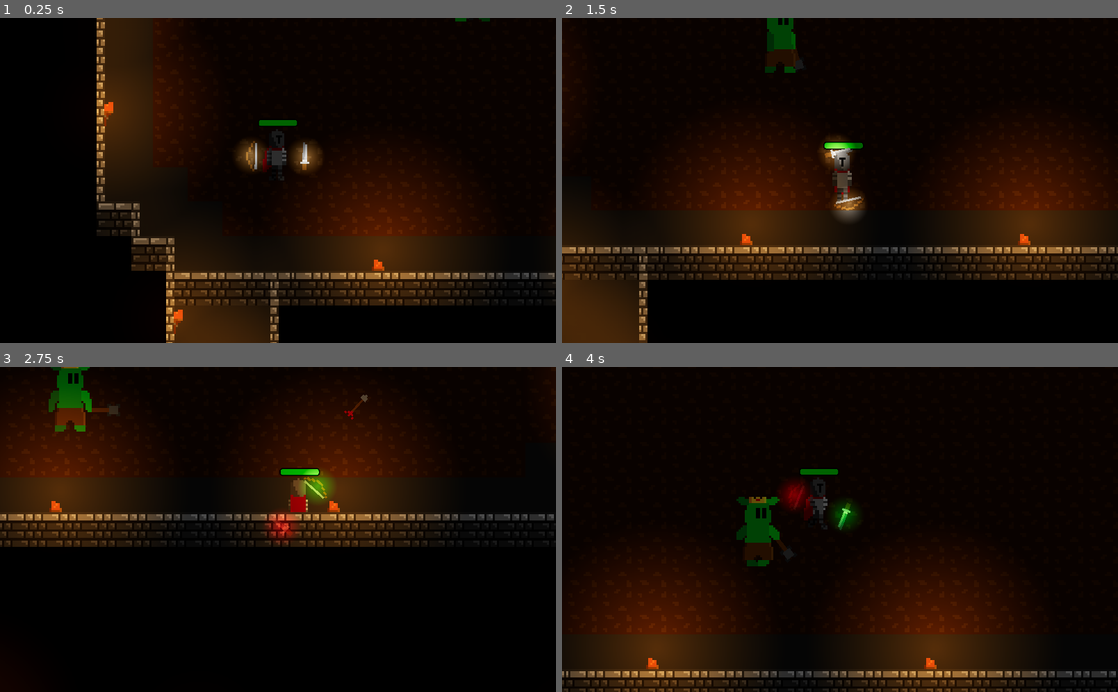
Above: before the commit, frames 1-4 (two rows, left to right).
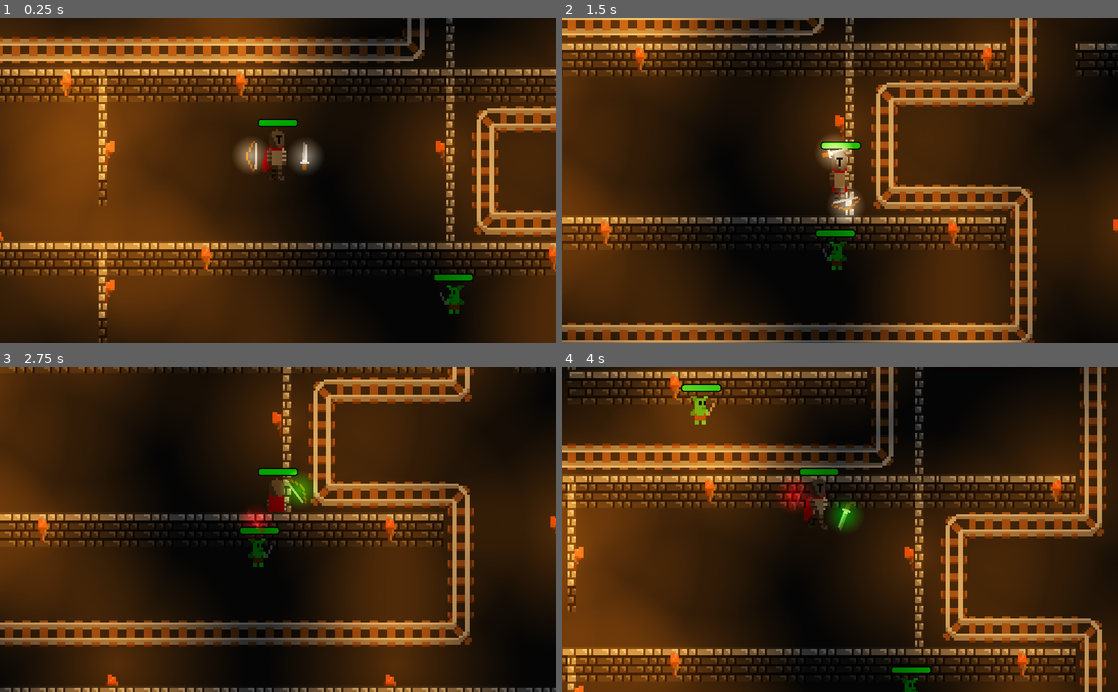
Above: after the commit, the same moments.

Repository: SilverSpace5/gotm-game-jam-23
Game: Godot game, scene res://Game.tscn
Same seed, same stepped clock (60 frames per second), same inputs: the game is played once before the commit and once after it.
Inputs (mouse positions are in pixels of both pictures, inside the frame that each line leads up to):
- Up to frame 1 (0.25 s): no input
- Up to frame 2 (1.5 s): move the mouse to (962, 164) at 0.52 s; hold D (right) 0.53-1.28 s; click (962, 164) at 0.6 s; move the mouse to (728, 196) at 1.27 s; hold S (down) from 1.28 s (still down); click (728, 196) at 1.35 s
- Up to frame 3 (2.75 s): move the mouse to (333, 458) at 2.02 s; release S (down) at 2.03 s; hold D (right) from 2.03 s (still down); tap 2 (bow) at 2.1 s; click (333, 458) at 2.3 s
- Up to frame 4 (4 s): move the mouse to (812, 594) at 2.77 s; release D (right) at 2.78 s; hold W (up) 2.78-3.53 s; tap 1 (sword) at 2.85 s; click (812, 594) at 3.05 s; move the mouse to (1006, 578) at 3.52 s; hold A (left) from 3.53 s (still down); hold E (use) from 3.53 s (still down); click (1006, 578) at 3.8 s

The runs differ from the first frame. In frame 1, 77% of the frame differs, in the area x 0-100%, y 0-100%; in frame 2, 67%; in frame 3, 60%; in frame 4, 65%.

Commit message:
E

Diff:
--- a/Game.tscn
+++ b/Game.tscn
@@ -284,7 +284,7 @@
 tile_data = PoolIntArray( -1835015, 4, 0, -1835014, 1, 0, -1835013, 1, 0, -1835012, 1, 0, -1835011, 1, 0, -1835010, 1,  …(4323 unchanged characters)…
 
 [node name="Player" parent="nav/YSort" instance=ExtResource( 1 )]
-position = Vector2( -282, -1063 )
+position = Vector2( 291, 209 )
 speed = 400.0
 
 [node name="Map" type="TileMap" parent="nav/YSort"]
--- a/Goblin King.tscn
+++ b/Goblin King.tscn
@@ -1,8 +1,48 @@
-[gd_scene load_steps=10 format=2]
+[gd_scene load_steps=19 format=2]
 
 [ext_resource path="res://Assets/Goblin King.png" type="Texture" id=1]
 [ext_resource path="res://Assets/mace.png" type="Texture" id=2]
 [ext_resource path="res://Scripts/Goblin King.gd" type="Script" id=3]
+
+[sub_resource type="Shader" id=10]
+resource_local_to_scene = true
+code = "shader_type canvas_item;
+
+uniform bool flash = false;
+
+void fragment() {
+	if (flash) {
+		COLOR = vec4(1.0, 1.0, 1.0, texture(TEXTURE, UV).a);
+	} else {
+		COLOR = texture(TEXTURE, UV);
+	}
+}"
+
+[sub_resource type="ShaderMaterial" id=11]
+resource_local_to_scene = true
+shader = SubResource( 10 )
+shader_param/flash = false
+
+[sub_resource type="StyleBoxFlat" id=7]
+bg_color = Color( 1, 0, 0, 1 )
+border_width_left = 2
+border_width_top = 2
+border_width_bottom = 2
+border_color = Color( 0, 0, 0, 1 )
+corner_radius_top_left = 5
+corner_radius_bottom_left = 5
+
+[sub_resource type="StyleBoxFlat" id=8]
+bg_color = Color( 0.054902, 1, 0, 1 )
+border_width_left = 2
+border_width_top = 2
+border_width_right = 2
+border_width_bottom = 2
+border_color = Color( 0, 0, 0, 1 )
+corner_radius_top_left = 5
+corner_radius_top_right = 5
+corner_radius_bottom_right = 5
+corner_radius_bottom_left = 5
 
 [sub_resource type="Animation" id=1]
 resource_name = "Attack"
@@ -45,6 +85,59 @@
 "values": [ Vector2( 11, -10 ), Vector2( 18, -6 ), Vector2( 19, -1 ), Vector2( 19, 3 ), Vector2( 14, 7 ) ]
 }
 
+[sub_resource type="Animation" id=9]
+resource_name = "Attack2"
+length = 0.5
+step = 0.05
+tracks/0/type = "value"
+tracks/0/path = NodePath("GoblinKing:frame")
+tracks/0/interp = 1
+tracks/0/loop_wrap = true
+tracks/0/imported = false
+tracks/0/enabled = true
+tracks/0/keys = {
+"times": PoolRealArray( 0 ),
+"transitions": PoolRealArray( 1 ),
+"update": 1,
+"values": [ 5 ]
+}
+tracks/1/type = "value"
+tracks/1/path = NodePath("GoblinKing/Mace:position")
+tracks/1/interp = 1
+tracks/1/loop_wrap = true
+tracks/1/imported = false
+tracks/1/enabled = true
+tracks/1/keys = {
+"times": PoolRealArray( 0 ),
+"transitions": PoolRealArray( 1 ),
+"update": 0,
+"values": [ Vector2( 11, -14 ) ]
+}
+tracks/2/type = "value"
+tracks/2/path = NodePath("GoblinKing:position")
+tracks/2/interp = 1
+tracks/2/loop_wrap = true
+tracks/2/imported = false
+tracks/2/enabled = true
+tracks/2/keys = {
+"times": PoolRealArray( 0, 0.25, 0.5 ),
+"transitions": PoolRealArray( 0.225313, 4.43828, 1 ),
+"update": 0,
+"values": [ Vector2( 0, -64 ), Vector2( 0, -118 ), Vector2( 0, -63 ) ]
+}
+tracks/3/type = "value"
+tracks/3/path = NodePath("GoblinKing/Mace:rotation_degrees")
+tracks/3/interp = 1
+tracks/3/loop_wrap = true
+tracks/3/imported = false
+tracks/3/enabled = true
+tracks/3/keys = {
+"times": PoolRealArray( 0 ),
+"transitions": PoolRealArray( 1 ),
+"update": 0,
+"values": [ 15.0 ]
+}
+
 [sub_resource type="Animation" id=2]
 resource_name = "Idle"
 length = 0.001
@@ -162,6 +255,30 @@
 "transitions": PoolRealArray( 1 ),
 "update": 0,
 "values": [ Vector2( 16, 6 ) ]
+}
+tracks/3/type = "value"
+tracks/3/path = NodePath("GoblinKing:position")
+tracks/3/interp = 1
+tracks/3/loop_wrap = true
+tracks/3/imported = false
+tracks/3/enabled = true
+tracks/3/keys = {
+"times": PoolRealArray( 0 ),
+"transitions": PoolRealArray( 1 ),
+"update": 0,
+"values": [ Vector2( 0, -63 ) ]
+}
+tracks/4/type = "value"
+tracks/4/path = NodePath("GoblinKing/Health:rect_position")
+tracks/4/interp = 1
+tracks/4/loop_wrap = true
+tracks/4/imported = false
+tracks/4/enabled = true
+tracks/4/keys = {
+"times": PoolRealArray( 0 ),
+"transitions": PoolRealArray( 1 ),
+"update": 0,
+"values": [ Vector2( -57, -22.25 ) ]
 }
 
 [sub_resource type="Animation" id=5]
@@ -206,16 +323,151 @@
 }
 
 [sub_resource type="RectangleShape2D" id=6]
-extents = Vector2( 5, 3 )
+extents = Vector2( 24, 21.75 )
+
+[sub_resource type="Animation" id=12]
+resource_name = "Die"
+tracks/0/type = "value"
+tracks/0/path = NodePath("CPUParticles2D:emitting")
+tracks/0/interp = 1
+tracks/0/loop_wrap = true
+tracks/0/imported = false
+tracks/0/enabled = true
+tracks/0/keys = {
+"times": PoolRealArray( 0 ),
+"transitions": PoolRealArray( 1 ),
+"update": 1,
+"values": [ true ]
+}
+tracks/1/type = "value"
+tracks/1/path = NodePath("GoblinKing:scale")
+tracks/1/interp = 1
+tracks/1/loop_wrap = true
+tracks/1/imported = false
+tracks/1/enabled = true
+tracks/1/keys = {
+"times": PoolRealArray( 0, 0.5 ),
+"transitions": PoolRealArray( 1, 1 ),
+"update": 0,
+"values": [ Vector2( 4, 4 ), Vector2( 1e-05, 1e-05 ) ]
+}
+tracks/2/type = "value"
+tracks/2/path = NodePath("GoblinKing:rotation_degrees")
+tracks/2/interp = 1
+tracks/2/loop_wrap = true
+tracks/2/imported = false
+tracks/2/enabled = true
+tracks/2/keys = {
+"times": PoolRealArray( 0, 0.5 ),
+"transitions": PoolRealArray( 1, 1 ),
+"update": 0,
+"values": [ 0.0, 360.0 ]
+}
+tracks/3/type = "value"
+tracks/3/path = NodePath("GoblinKing:material:shader_param/flash")
+tracks/3/interp = 1
+tracks/3/loop_wrap = true
+tracks/3/imported = false
+tracks/3/enabled = true
+tracks/3/keys = {
+"times": PoolRealArray( 0 ),
+"transitions": PoolRealArray( 1 ),
+"update": 1,
+"values": [ false ]
+}
+
+[sub_resource type="Animation" id=13]
+resource_name = "Hit"
+length = 0.25
+step = 0.05
+tracks/0/type = "value"
+tracks/0/path = NodePath("GoblinKing:rotation_degrees")
+tracks/0/interp = 1
+tracks/0/loop_wrap = true
+tracks/0/imported = false
+tracks/0/enabled = true
+tracks/0/keys = {
+"times": PoolRealArray( 0, 0.1, 0.2, 0.25 ),
+"transitions": PoolRealArray( 1, 1, 1, 1 ),
+"update": 0,
+"values": [ -3.0, 3.0, -3.0, 0.0 ]
+}
+tracks/1/type = "value"
+tracks/1/path = NodePath("GoblinKing:material:shader_param/flash")
+tracks/1/interp = 1
+tracks/1/loop_wrap = true
+tracks/1/imported = false
+tracks/1/enabled = true
+tracks/1/keys = {
+"times": PoolRealArray( 0, 0.05, 0.1, 0.15, 0.2, 0.25 ),
+"transitions": PoolRealArray( 1, 1, 1, 1, 1, 1 ),
+"update": 1,
+"values": [ true, false, true, false, true, false ]
+}
+
+[sub_resource type="Animation" id=14]
+length = 0.001
+tracks/0/type = "value"
+tracks/0/path = NodePath("Goblin:rotation_degrees")
+tracks/0/interp = 1
+tracks/0/loop_wrap = true
+tracks/0/imported = false
+tracks/0/enabled = true
+tracks/0/keys = {
+"times": PoolRealArray( 0 ),
+"transitions": PoolRealArray( 1 ),
+"update": 0,
+"values": [ 0.0 ]
+}
+tracks/1/type = "value"
+tracks/1/path = NodePath("Goblin:material:shader_param/flash")
+tracks/1/interp = 1
+tracks/1/loop_wrap = true
+tracks/1/imported = false
+tracks/1/enabled = true
+tracks/1/keys = {
+"times": PoolRealArray( 0 ),
+"transitions": PoolRealArray( 1 ),
+"update": 0,
+"values": [ false ]
+}
+tracks/2/type = "value"
+tracks/2/path = NodePath("CPUParticles2D:emitting")
+tracks/2/interp = 1
+tracks/2/loop_wrap = true
+tracks/2/imported = false
+tracks/2/enabled = true
+tracks/2/keys = {
+"times": PoolRealArray( 0 ),
+"transitions": PoolRealArray( 1 ),
+"update": 0,
+"values": [ false ]
+}
+tracks/3/type = "value"
+tracks/3/path = NodePath("Goblin:scale")
+tracks/3/interp = 1
+tracks/3/loop_wrap = true
+tracks/3/imported = false
+tracks/3/enabled = true
+tracks/3/keys = {
+"times": PoolRealArray( 0 ),
+"transitions": PoolRealArray( 1 ),
+"update": 0,
+"values": [ Vector2( 4, 4 ) ]
+}
+
+[sub_resource type="Curve" id=15]
+_data = [ Vector2( 0.014742, 0.015304 ), 0.0, 0.0, 0, 0, Vector2( 0.503685, 1 ), 0.0, 0.0, 0, 0, Vector2( 1, 0 ), 0.0, 0.0, 0, 0 ]
 
 [node name="Goblin King" type="KinematicBody2D"]
-scale = Vector2( 4, 4 )
 collision_layer = 2
 collision_mask = 2
 script = ExtResource( 3 )
 
 [node name="GoblinKing" type="Sprite" parent="."]
-position = Vector2( 0, -16 )
+material = SubResource( 11 )
+position = Vector2( 0, -63 )
+scale = Vector2( 4, 4 )
 texture = ExtResource( 1 )
 hframes = 11
 
@@ -225,34 +477,56 @@
 rotation = 1.5708
 texture = ExtResource( 2 )
 
+[node name="Health" type="ProgressBar" parent="GoblinKing"]
+margin_left = -57.0
+margin_top = -22.25
+margin_right = 58.0
+margin_bottom = -3.25
+rect_scale = Vector2( -0.25, 0.25 )
+rect_pivot_offset = Vector2( 57, 0 )
+custom_styles/fg = SubResource( 7 )
+custom_styles/bg = SubResource( 8 )
+percent_visible = false
+
 [node name="AnimationPlayer" type="AnimationPlayer" parent="."]
 autoplay = "Idle"
 anims/Attack = SubResource( 1 )
+anims/Attack2 = SubResource( 9 )
 anims/Idle = SubResource( 2 )
 anims/Jump = SubResource( 3 )
 anims/RESET = SubResource( 4 )
 anims/Run = SubResource( 5 )
 
 [node name="CollisionShape2D" type="CollisionShape2D" parent="."]
-position = Vector2( 0, -3.5 )
+position = Vector2( 0, -22.25 )
 shape = SubResource( 6 )
 
 [node name="nav" type="NavigationAgent2D" parent="."]
-path_desired_distance = 25.0
-target_desired_distance = 25.0
+path_desired_distance = 100.0
+target_desired_distance = 100.0
 path_max_distance = 100.0
 avoidance_enabled = true
-
-[node name="up" type="Node2D" parent="."]
-position = Vector2( 0, -84 )
-
-[node name="NavigationObstacle2D" type="NavigationObstacle2D" parent="up"]
-estimate_radius = false
-radius = 25.0
-
-[node name="down" type="Node2D" parent="."]
-position = Vector2( 0, 45 )
-
-[node name="NavigationObstacle2D" type="NavigationObstacle2D" parent="down"]
-estimate_radius = false
-radius = 25.0
+radius = 20.0
+
+[node name="Extra" type="AnimationPlayer" parent="."]
+anims/Die = SubResource( 12 )
+anims/Hit = SubResource( 13 )
+anims/RESET = SubResource( 14 )
+
+[node name="CPUParticles2D" type="CPUParticles2D" parent="."]
+position = Vector2( -1, -70 )
+emitting = false
+amount = 200
+one_shot = true
+explosiveness = 1.0
+lifetime_randomness = 1.0
+local_coords = false
+emission_shape = 1
+emission_sphere_radius = 1.0
+spread = 180.0
+initial_velocity = 50.0
+initial_velocity_random = 1.0
+scale_amount = 2.0
+scale_amount_random = 1.0
+scale_amount_curve = SubResource( 15 )
+color = Color( 1, 0, 0, 1 )
--- a/Goblin.tscn
+++ b/Goblin.tscn
@@ -306,17 +306,3 @@
 scale_amount_random = 1.0
 scale_amount_curve = SubResource( 13 )
 color = Color( 1, 0, 0, 1 )
-
-[node name="up" type="Node2D" parent="."]
-position = Vector2( 0, -84 )
-
-[node name="NavigationObstacle2D" type="NavigationObstacle2D" parent="up"]
-estimate_radius = false
-radius = 25.0
-
-[node name="down" type="Node2D" parent="."]
-position = Vector2( 0, 45 )
-
-[node name="NavigationObstacle2D" type="NavigationObstacle2D" parent="down"]
-estimate_radius = false
-radius = 25.0
--- a/Scripts/Goblin King.gd
+++ b/Scripts/Goblin King.gd
@@ -4,30 +4,63 @@
 var vel = Vector2.ZERO
 var idleTarget = position
 var move = Vector2.ZERO
+var cooldown = -1
+var health = 15
+var hit = 0
 
 func _ready():
 	idleTarget = position
 	$nav.connect("velocity_computed", self, "move")
 
 func _process(delta):
+	hit -= delta
+	$GoblinKing/Health.value += (100-health/15.0*100.0-$GoblinKing/Health.value)/5
+	if health <= 0 and not $CollisionShape2D.disabled:
+		$CollisionShape2D.disabled = true
+		$Extra.play("Die")
+		yield(get_tree().create_timer(0.5), "timeout")
+		get_parent().get_parent().get_parent().goblins -= 1
+		queue_free()
+
+	cooldown -= delta
 	var target = idleTarget
 	var targetName = "none"
 	if get_parent().get_parent().get_parent().arena:
 		target = get_parent().get_node("Player").position
 		targetName = "player"
 	$nav.set_target_location(target)
-	if target.distance_to(position) > 25:
+	if target.distance_to(position) > 50:
 		target = $nav.get_next_location()
 		vel += position.direction_to(target)*speed
+	if get_parent().get_node("Player").position.distance_to(position) < 150 and cooldown < 0:
+		cooldown = 2
+		randomize()
+		if round(rand_range(0, 1)) == 1:
+			$AnimationPlayer.play("Attack")
+			yield(get_tree().create_timer(0.25), "timeout")
+		else:
+			$AnimationPlayer.play("Attack2")
+			yield(get_tree().create_timer(0.5), "timeout")
+		var proj = load("res://Projectile.tscn").instance()
+		proj.texture = load("res://Assets/shockwave.png")
+		proj.lifetime = 0.5
+		proj.speed = 5
+		proj.scale *= 1
+		proj.position = position
+		proj.name = "shockwave"
+		proj.ignore = ["Goblin", "Goblin King"]
+		get_parent().add_child(proj)
+
 	if (position.direction_to(target)*speed).x > 0:
-		$GoblinKing.scale.x = 1
+		$GoblinKing.scale.x = 4
 	else:
-		$GoblinKing.scale.x = -1
+		$GoblinKing.scale.x = -4
 
 	var anim = "Idle"
 	if move.length() > speed/10:
 		anim = "Run"
-	$AnimationPlayer.play(anim)
+	if $AnimationPlayer.current_animation != "Attack" and $AnimationPlayer.current_animation != "Attack2":
+		$AnimationPlayer.play(anim)
 	vel *= 0.95
 	$nav.set_velocity(vel)
 
--- a/Scripts/Projectile.gd
+++ b/Scripts/Projectile.gd
@@ -14,14 +14,19 @@
 		queue_free()
 		return
 	rotation_degrees = dir
-	position += Vector2(1, 0).rotated(deg2rad(dir))*speed
+	if "shockwave" in name:
+		speed *= 0.8
+		scale += Vector2(speed, speed)
+		modulate.a -= delta
+	else:
+		position += Vector2(1, 0).rotated(deg2rad(dir))*speed
 
 func _on_Projectile_body_entered(body):
 	for name2 in ignore:
 		if body.name in name2:
 			return
-	if name != "slash-goblin":
-		if "Goblin" in body.name and not "King" in body.name:
+	if not "slash-goblin" in name and not "shockwave" in name:
+		if "Goblin" in body.name:
 			if body.hit < 0:
 				body.health -= 1
 				body.vel = Vector2(1, 0).rotated(deg2rad(dir))*speed*10
@@ -34,4 +39,5 @@
 				body.hit = 0.5
 				body.vel = Vector2(1, 0).rotated(deg2rad(dir))*speed*100
 				body.get_node("Extra").play("Hit")
-	queue_free()
+	if not "shockwave" in name:
+		queue_free()
Binary file added: Assets/shockwave.png
Not shown, added: Assets/shockwave.png.import
